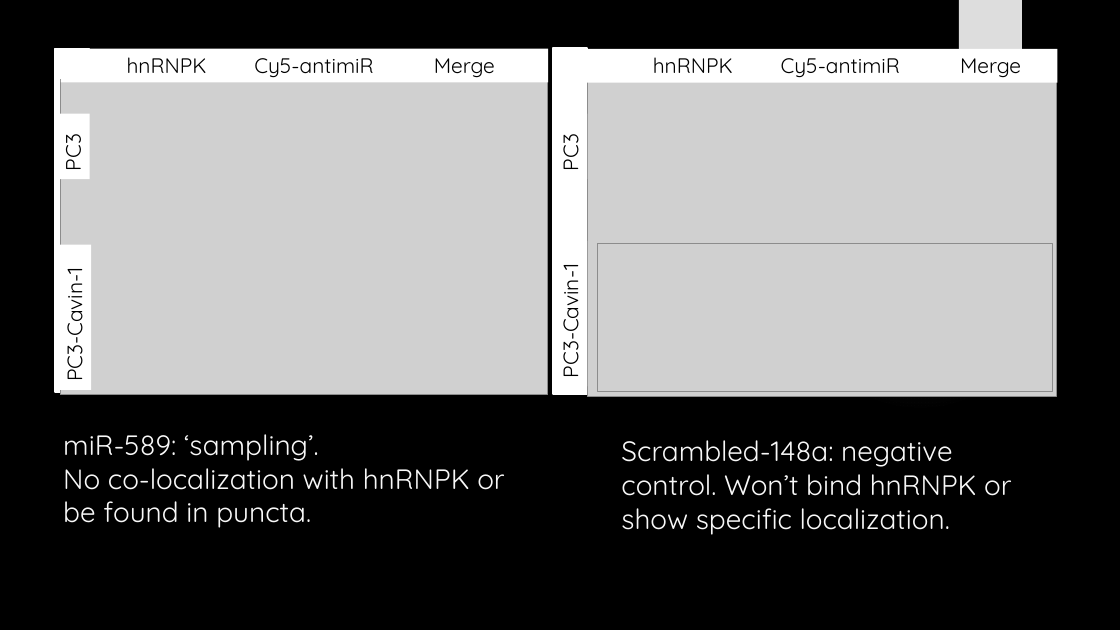
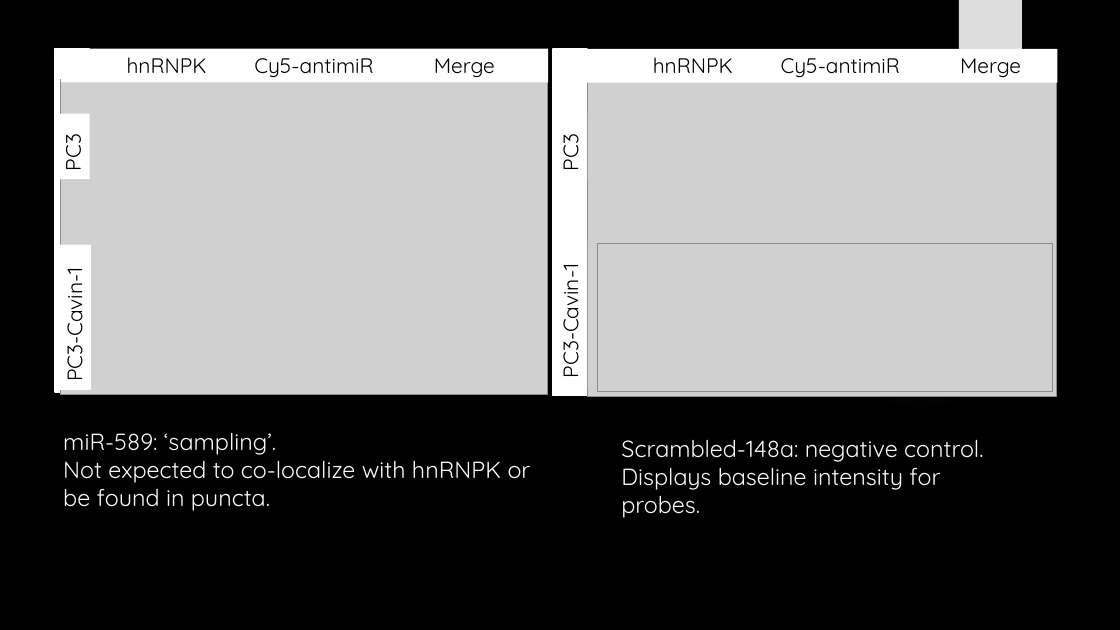
Before and after one commit to HarleyRobinson/Honours2, a slide deck: slide 17 of SeminarSlidesAgain.pptx. Drawn at 1120x630 pixels with LibreOffice and Linux fonts; fonts in the diff are those of the drawing; grey boxes stand for pictures; background and template pictures are left out. Boxes give left, top, right and bottom in pixels: in the first picture for what was removed or moved away, otherwise in the second. Text is boxed around its words. In the diff, an @@ line names an element or a change of style, - is before the commit and + after.

```diff
--- a/SeminarSlidesAgain.pptx
+++ b/SeminarSlidesAgain.pptx
@@ text at (x1=63, y1=433, x2=276, y2=455): size 24 to 20 pt in "miR-589: ‘sampling’." @@
@@ title at (x1=621, y1=439, x2=983, y2=518): text changed; size 24 to 20 pt @@
-Scrambled-148a: negative control. Won’t bind hnRNPK or show specific localization.
+Scrambled-148a: negative control.
+Displays baseline intensity for probes.
@@ text at (x1=63, y1=454, x2=531, y2=511): text changed; size 24 to 20 pt @@
-No co-localization with hnRNPK or be found in puncta.
+Not expected to co-localize with hnRNPK or be found in puncta.
```
Also in this commit, not shown: 15 other slides changed, 4 slides added, 20 other files.
